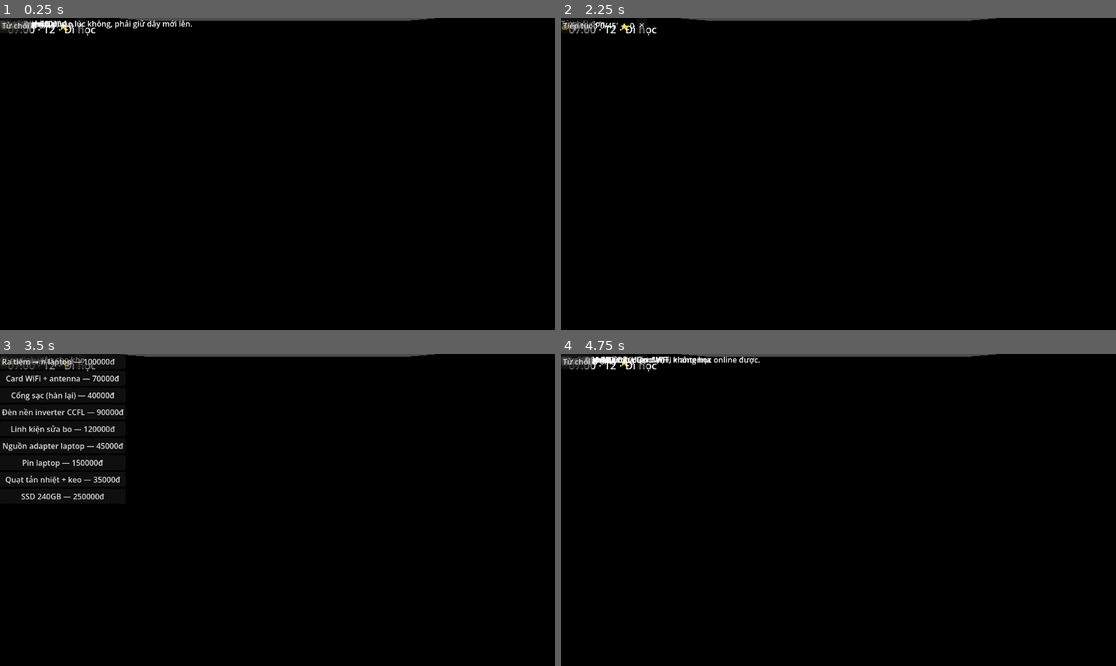
Above: before the commit, frames 1-4 (two rows, left to right).
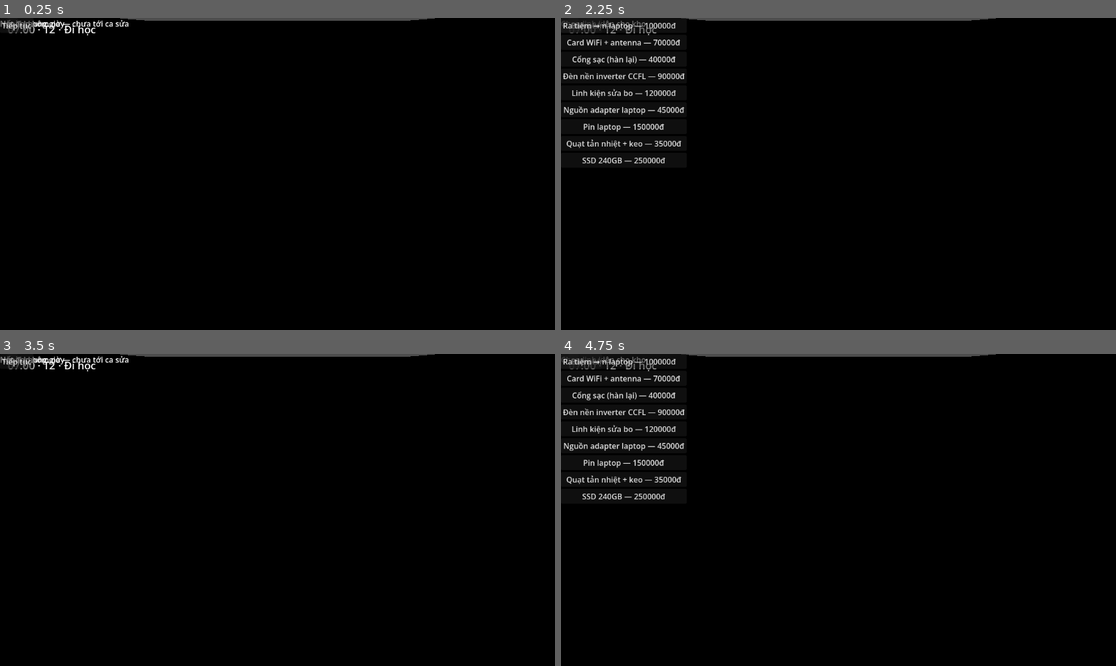
Above: after the commit, the same moments.

Repository: thangiabaoh-dev/xuong-sua-may
Game: Godot game, scene res://scenes/main.tscn
Two runs of this game, one before a commit and one after it. Both use one fixed random seed, a clock stepped at 60 frames per second and the inputs below.
Inputs (mouse positions are in pixels of both pictures, inside the frame that each line leads up to):
- Up to frame 1 (0.25 s): no input
- Up to frame 2 (2.25 s): click "✕" at 0.5 s; click (577, 24) at 1.25 s, where only the run before the commit has a clickable "Đơn mới"; click (572, 24) at 2 s, where only the run before the commit has a clickable "Nhận"
- Up to frame 3 (3.5 s): click (22, 360) at 2.75 s, where only the run after the commit has a clickable "Ra tiệm →"
- Up to frame 4 (4.75 s): click (622, 360) at 3.5 s, where only the run before the commit has a clickable "Bàn phím laptop — 100000đ"; click (577, 360) at 4.25 s, where only the run after the commit has a clickable "Tiếp tục"

The runs differ from the first frame. In frame 1, 0.5% of the frame differs, in the area x 0-35%, y 0-5%; in frame 2, 2.2%; in frame 3, 2.2%; in frame 4, 2.4%, in the area x 0-36%, y 0-47%.

Commit message:
feat: budget ca sửa + LOST_TIME + gate open_new_order theo khung giờ

Diff:
--- a/repair-shop-game/scripts/repair/repair_session.gd
+++ b/repair-shop-game/scripts/repair/repair_session.gd
@@ -1,5 +1,7 @@
 class_name RepairSession
 extends RefCounted
+
+const GSS = preload("res://scripts/autoload/game_state.gd")
 
 enum State { OFFER, SYMPTOM, CHECKS, CONCLUSION, PARTS, DISASSEMBLE, TEST, TONE, RESULT }
 enum Result { NONE, REJECTED, LOST_TIME, LOST_MONEY, LOST_TONE, DONE }
@@ -49,6 +51,14 @@
 
 func _add_minutes(n: int) -> bool:
 	elapsed += n
+	var forced: bool = not ScheduleCore.shift_tick(game_state, n)
+	game_state.advance_to(game_state.minute + n)
+	if int(game_state.mode) == int(GSS.GameStateMode.SUMMARIZE):
+		forced = true
+	if forced:
+		result = Result.LOST_TIME
+		state = State.RESULT
+		return true
 	return _check_timeout()
 
 func accept() -> void:
--- a/repair-shop-game/scripts/schedule_core.gd
+++ b/repair-shop-game/scripts/schedule_core.gd
@@ -26,6 +26,22 @@
 		return "Cần ở: %s" % act.required_location
 	return ""
 
+static func shift_budget(gs: Node) -> int:
+	if gs.week == null:
+		return 0
+	var total: int = 0
+	var slots: Array = ScheduleLogic.slots_for_day(gs.week, gs.date)
+	for s in slots:
+		if bool(s.repair):
+			total += int(s.end_minute) - int(s.start_minute)
+	return total
+
+static func shift_tick(gs: Node, n: int) -> bool:
+	if not ScheduleLogic.is_repair_slot(gs.week, gs.date, int(gs.minute)):
+		return true
+	gs.shift_used = int(gs.shift_used) + n
+	return int(gs.shift_used) < shift_budget(gs)
+
 static func try_activity(gs: Node, id: String) -> Dictionary:
 	var acts := available(gs)
 	var act: ActivityDef = null
--- a/repair-shop-game/scripts/ui/repair_panel.gd
+++ b/repair-shop-game/scripts/ui/repair_panel.gd
@@ -34,6 +34,22 @@
 
 func open_new_order() -> void:
 	_last_log = ""
+	if game_state != null:
+		if int(game_state.mode) == int(game_state.GameStateMode.SUMMARIZE):
+			session = null
+			_last_log = "Đã hết ngày — chờ ngủ"
+			_render()
+			return
+		if not ScheduleLogic.is_repair_slot(game_state.week, game_state.date, int(game_state.minute)):
+			session = null
+			_last_log = "Ngoài khung giờ — chưa tới ca sửa"
+			_render()
+			return
+		if int(game_state.shift_used) >= ScheduleCore.shift_budget(game_state):
+			session = null
+			_last_log = "Hết ngân sách ca hôm nay"
+			_render()
+			return
 	var knowledge := 0
 	var uy := 0
 	if game_state != null:
@@ -514,7 +530,7 @@
 		_hide_all()
 		get_node("Root/Screens/ScreenResult").visible = true
 		get_node("Root/Screens/ScreenResult/LblResult").text = "Hết đơn hôm nay"
-		get_node("Root/Screens/ScreenResult/LblReaction").text = ""
+		(get_node("Root/Screens/ScreenResult/LblReaction") as Label).text = _last_log
 		return
 	# header
 	(get_node("Root/Header/LblMoney") as Label).text = "💰 %dđ" % int(game_state.money)
--- a/repair-shop-game/tests/run_tests.gd
+++ b/repair-shop-game/tests/run_tests.gd
@@ -32,6 +32,8 @@
 	"res://tests/test_schedule_screen.gd",
 	"res://tests/test_activities_data.gd",
 	"res://tests/test_activities.gd",
+	"res://tests/test_shift_budget.gd",
+	"res://tests/test_repair_gate.gd",
 	"res://tests/test_unlock_core.gd",
 	"res://tests/test_unlock_data.gd",
 	"res://tests/test_workspace_upgrade.gd",
--- /dev/null
+++ b/repair-shop-game/tests/test_repair_gate.gd
@@ -0,0 +1,20 @@
+extends "res://tests/test_case.gd"
+
+func run() -> void:
+	var packed := load("res://scenes/repair_panel.tscn") as PackedScene
+	var panel = packed.instantiate()
+	var gs = load("res://scripts/autoload/game_state.gd").new()
+	var rng := RandomNumberGenerator.new()
+	rng.seed = 7
+	# 07:00 SCHOOL: khong tao don
+	panel.setup(gs, rng)
+	check(panel.session == null, "no session outside repair slot")
+	# vao 17:00 REPAIR: tao don
+	gs.advance_to(1020)
+	panel.open_new_order()
+	check(panel.session != null, "session in repair slot")
+	# het budget: khong tao don moi
+	gs.shift_used = 9999
+	panel.open_new_order()
+	check(panel.session == null, "no session when budget exhausted")
+	panel.free()
--- a/repair-shop-game/tests/test_repair_panel.gd
+++ b/repair-shop-game/tests/test_repair_panel.gd
@@ -9,6 +9,7 @@
 	check(panel is CanvasLayer, "root is CanvasLayer")
 
 	var state = load("res://scripts/autoload/game_state.gd").new()
+	state.advance_to(1020)  # T2 17:00 — vao slot REPAIR de panel duoc phep tao don
 	var rng := RandomNumberGenerator.new()
 	rng.seed = 7
 	panel.setup(state, rng)
--- /dev/null
+++ b/repair-shop-game/tests/test_shift_budget.gd
@@ -0,0 +1,64 @@
+extends "res://tests/test_case.gd"
+
+func run() -> void:
+	var gs = load("res://scripts/autoload/game_state.gd").new()
+	var core = load("res://scripts/schedule_core.gd")
+	var gscript = load("res://scripts/autoload/game_state.gd")
+	# vao slot REPAIR cua T2 de shift_tick co tinh
+	gs.minute = 1020
+	check_eq(core.shift_budget(gs), 120, "weekday budget 120")
+	check_eq(core.shift_tick(gs, 100), true, "100 < 120 ok")
+	check_eq(int(gs.shift_used), 100, "shift_used 100")
+	check_eq(core.shift_tick(gs, 30), false, "130 >= 120 exhausted")
+
+	# ngoai slot repair -> khong tinh
+	gs.shift_used = 0
+	gs.minute = 420
+	check_eq(core.shift_tick(gs, 50), true, "no-op outside repair slot")
+	check_eq(int(gs.shift_used), 0, "not counted outside repair")
+
+	# CN: window1 + BREAK + window2 gop budget
+	gs.date = {"year": 2026, "month": 10, "day": 11}  # CN
+	gs.shift_used = 0
+	check_eq(core.shift_budget(gs), 510, "CN budget 510")
+	gs.minute = 540  # REPAIR window1
+	check_eq(core.shift_tick(gs, 180), true, "window1 used 180")
+	gs.minute = 760  # BREAK 12:40 — khong tinh, khong reset
+	check_eq(core.shift_tick(gs, 30), true, "BREAK no-op")
+	check_eq(int(gs.shift_used), 180, "shift_used survives BREAK")
+	gs.minute = 810  # window2
+	check_eq(core.shift_tick(gs, 330), false, "510 exhausted at end window2")
+
+	# T3 khong co ca sua
+	gs.date = {"year": 2026, "month": 10, "day": 6}  # T3
+	check_eq(core.shift_budget(gs), 0, "T3 budget 0")
+
+	var rs_script = load("res://scripts/repair/repair_session.gd")
+
+	# session het budget giua ca -> LOST_TIME
+	gs.date = {"year": 2026, "month": 10, "day": 5}
+	gs.minute = 1030
+	gs.mode = gscript.GameStateMode.REPAIR
+	gs.shift_used = 110
+	var rng1 := RandomNumberGenerator.new()
+	rng1.seed = 1
+	var order1 = load("res://scripts/orders/order_factory.gd").make(rng1, 0, 0)
+	var sess1 = rs_script.new(order1, gs, rng1)
+	var hit1 = sess1._add_minutes(20)  # 110+20=130 > 120
+	check_eq(hit1, true, "budget forced timeout true")
+	check_eq(int(sess1.result), int(rs_script.Result.LOST_TIME), "LOST_TIME on budget exhaust")
+	check_eq(int(gs.shift_used), 130, "counted 20 in slot")
+
+	# 1320 giua ca -> LOST_TIME + clamp + SUMMARIZE (Review Focus #1)
+	gs.shift_used = 0
+	gs.minute = 1310
+	gs.mode = gscript.GameStateMode.REPAIR
+	var rng2 := RandomNumberGenerator.new()
+	rng2.seed = 2
+	var order2 = load("res://scripts/orders/order_factory.gd").make(rng2, 0, 0)
+	var sess2 = rs_script.new(order2, gs, rng2)
+	var hit2 = sess2._add_minutes(15)  # 1310 + 15 = 1325
+	check_eq(hit2, true, "timeout true")
+	check_eq(int(sess2.result), int(rs_script.Result.LOST_TIME), "LOST_TIME before SUMMARIZE")
+	check_eq(int(gs.mode), int(gscript.GameStateMode.SUMMARIZE), "mode SUMMARIZE")
+	check_eq(int(gs.minute), 1320, "minute clamped at 1320")
Not shown, added: repair-shop-game/tests/test_repair_gate.gd.uid
Not shown, added: repair-shop-game/tests/test_shift_budget.gd.uid
